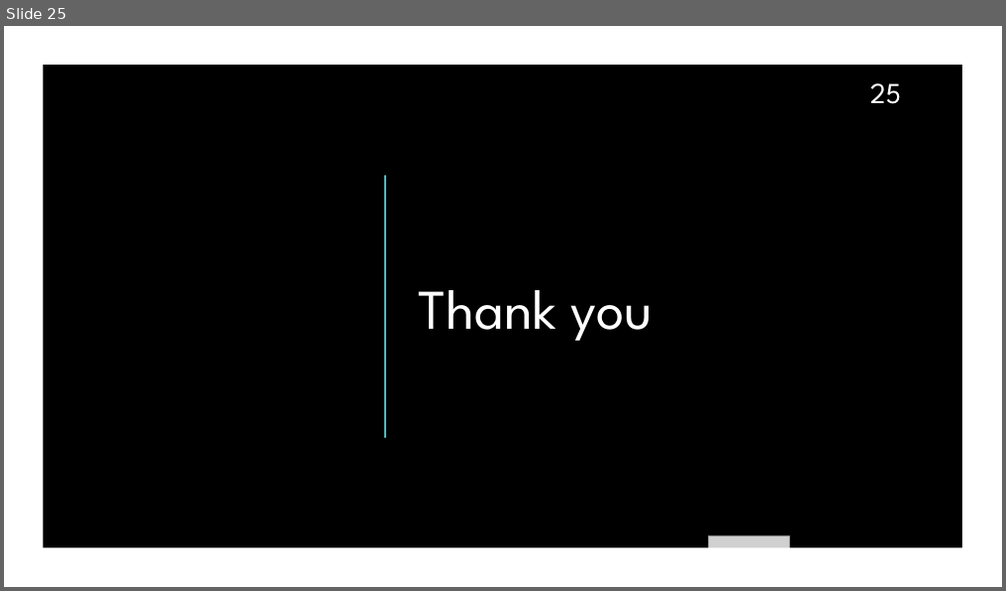
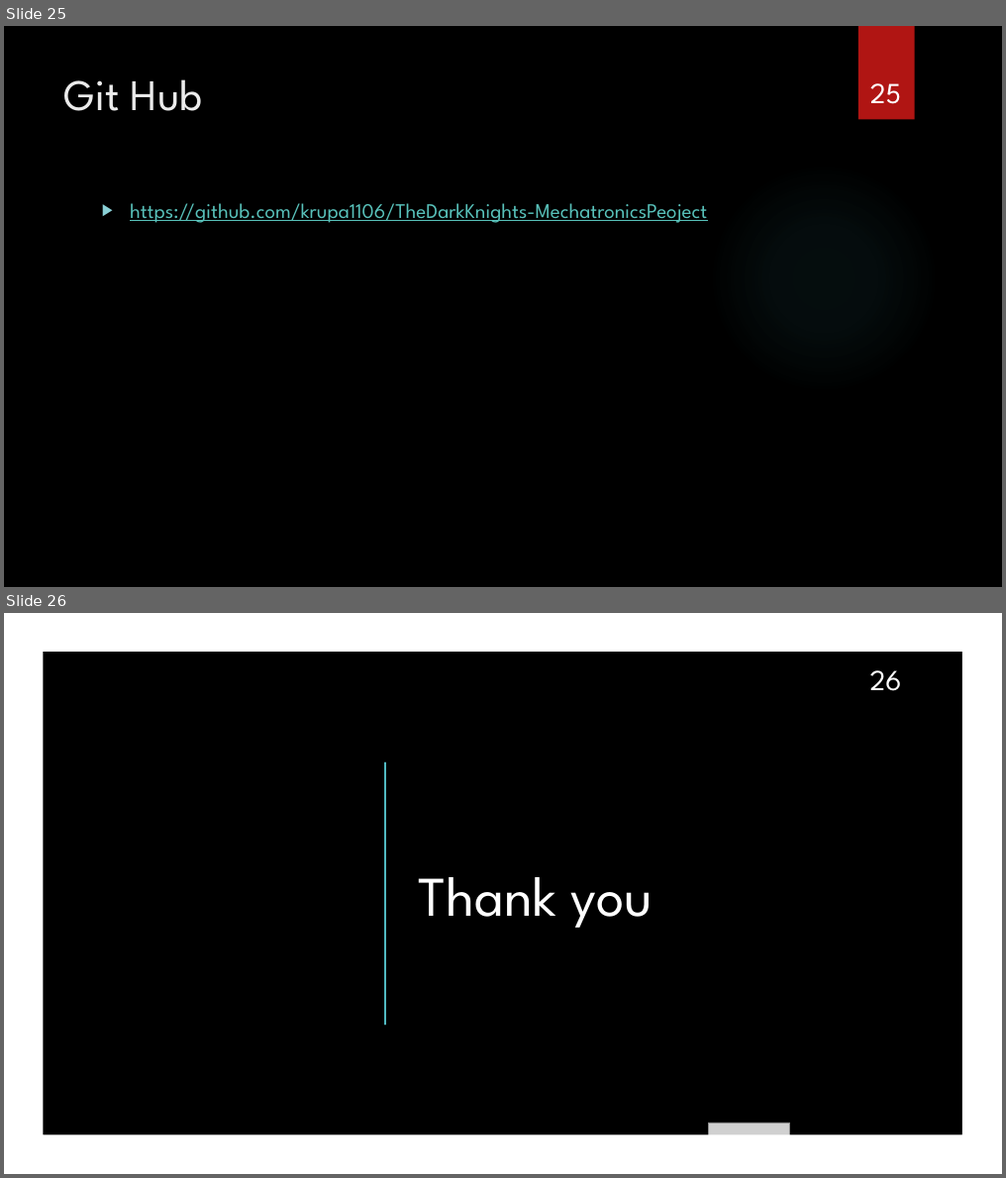
Before and after one commit to krupa1106/TheDarkKnights-MechatronicsPeoject, a slide deck: Rescue Bot- Team The Dark Knights.pptx. Shown one above the other, each under a label of ours: slide 25 before the commit, slides 25 and 26 after it. The pictures are 1006x591 and 1006x1178 pixels, drawn with LibreOffice and Linux fonts; fonts in the diff are those of the drawing; grey boxes stand for pictures; background and template pictures are left out. Boxes give left, top, right and bottom in pixels: in the first picture for what was removed or moved away, otherwise in the second. Text is boxed around its words. In the diff, an @@ line names an element or a change of style, - is before the commit and + after.

Commit message:
Final PPT

```diff
--- a/Rescue Bot- Team The Dark Knights.pptx
+++ b/Rescue Bot- Team The Dark Knights.pptx
@@ slide 25 added at [4,26,1002,587], background picture (left out); not listed: 1 template element that a slide beside it also shows @@
@@ title added at [64,79,203,111], 42 pt, text #EBEBEB @@
+Git Hub
@@ page number added at [870,83,901,104], 28 pt, text #FFFFFF @@
+25
@@ ellipse added at [709,163,939,393], fill gradient #50B9C1 @@
@@ text added at [130,203,707,223], 20 pt, text #58C1BA, underline @@
+▶ https://github.com/krupa1106/TheDarkKnights-MechatronicsPeoject
@@ what was slide 25 is now slide 26 @@
@@ page number at [870,670,902,691]: text changed @@
-25
+26
```
